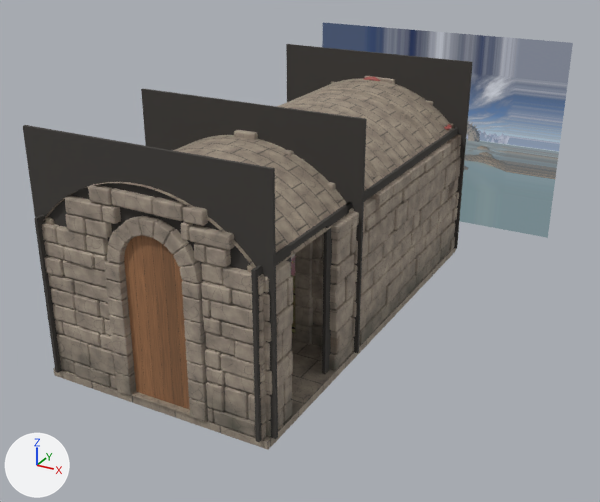
A saved change to the Blender file assets-source/levels/flat.blend.
One viewpoint serves both versions: a camera (50 mm lens) standing at (5.24, -8.26, 5.31) and looking at (-0.16, 1.56, 0.4). The axes (+X, +Y, +Z) are drawn at lower left. The lights are the same throughout. The older version comes first.

Objects in the first picture: 'door_leaf', 'door_quoins', 'flagstones', 'vault', 'view', 'wall_e', 'wall_eh', 'wall_front', 'wall_front_mortar0', 'wall_front_mortar1', 'wall_n_mortar1', 'wall_s_mortar1' and 22 more.
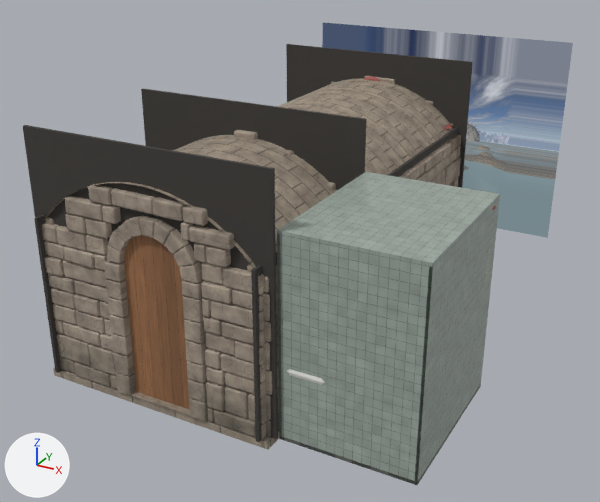
Not visible in the pictures: 'bath_wall_n', 'bath_pipe_collar'.

Where the change shows, as pixel boxes [x1, y1, x2, y2] in the pictures (600 x 502 px):
'bath_wall_s', added
    after: [277, 234, 434, 481]
'bath_ceiling', added
    after: [277, 172, 500, 267]
'bath_wall_e', added
    after: [415, 198, 500, 482]
'bath_floor', added
    after: [279, 384, 481, 485]
'sink_basin', added (mostly hidden)
    after: [287, 369, 325, 385]
'bath_wall_w_s', added
    after: [277, 234, 282, 435]
'bath_pipe_rings', added
    after: [483, 217, 493, 297]
'wall_e', unchanged, covered by the edit
    before: [351, 134, 461, 352]
    after: [399, 134, 461, 187]
'wall_eh', unchanged, covered by the edit
    before: [262, 213, 357, 437]
    after: [262, 265, 279, 437]
'flagstones', unchanged, covered by the edit
    before: [53, 248, 456, 450]
    after: [53, 368, 279, 450]
'passage_quoins', unchanged, covered by the edit
    before: [295, 241, 314, 344]

What changed in the scene script:
```text
Add ob_bath_pipe_collar:
    ob_bath_pipe_collar = bpy.data.objects.new('bath_pipe_collar', me_torus_027)  # a torus around z (ring radius 0.0465, tube radius 0.0165) spanning x -0.063..0.063, y -0.063..0.063, z -0.0165..0.0165; in mat_gasket (brown #ad5955)
    ob_bath_pipe_collar.location = (3.06, -0.2, 2.25)
    ob_bath_pipe_collar.rotation_euler = (3.142, 0.0, 0.0)  # degrees (180, 0, 0)
    ob_bath_pipe_collar.scale = (1.0, 1.0, 0.7)
Add ob_bath_pipe_rings:
    ob_bath_pipe_rings = bpy.data.objects.new('bath_pipe_rings', me_bath_pipe_rings)  # 784 vertices, 448 faces; spans x 3.013..3.112, y -0.303..-0.159, z 1.011..2.245; in mat_bone (light grey #c8bfaa)
    ob_bath_pipe_rings.location = (0.0, 0.0, 0.0)
Add ob_sink_basin:
    ob_sink_basin = bpy.data.objects.new('sink_basin', me_cube_106)  # a box spanning x 1.61..2.11, y -2.01..-1.67, z 0.75..0.89; in mat_enamel (white #e7e7e2); modifiers BEVEL
    ob_sink_basin.location = (0.0, 0.0, 0.0)
Add ob_bath_wall_w_s:
    ob_bath_wall_w_s = bpy.data.objects.new('bath_wall_w_s', me_cube_095)  # a box spanning x 1.55..1.58, y -2.0..-1.5, z 0.0..2.3; in mat_bath_tile (picture img_bath_tile_jpg)
    ob_bath_wall_w_s.location = (0.0, 0.0, 0.0)
Add ob_bath_wall_e:
    ob_bath_wall_e = bpy.data.objects.new('bath_wall_e', me_cube_094)  # a box spanning x 3.07..3.1, y -2.0..0.0, z 0.0..2.3; in mat_bath_tile (picture img_bath_tile_jpg)
    ob_bath_wall_e.location = (0.0, 0.0, 0.0)
Add ob_bath_wall_s:
    ob_bath_wall_s = bpy.data.objects.new('bath_wall_s', me_cube_093)  # a box spanning x 1.55..3.1, y -2.0..-1.97, z 0.0..2.3; in mat_bath_tile (picture img_bath_tile_jpg)
    ob_bath_wall_s.location = (0.0, 0.0, 0.0)
Add ob_bath_wall_n:
    ob_bath_wall_n = bpy.data.objects.new('bath_wall_n', me_cube_092)  # a box spanning x 1.55..3.1, y -0.03..0.0, z 0.0..2.3; in mat_bath_tile (picture img_bath_tile_jpg)
    ob_bath_wall_n.location = (0.0, 0.0, 0.0)
Add ob_bath_ceiling:
    ob_bath_ceiling = bpy.data.objects.new('bath_ceiling', me_cube_091)  # a box spanning x 1.55..3.1, y -2.0..0.0, z 2.3..2.34; in mat_bath_tile (picture img_bath_tile_jpg)
    ob_bath_ceiling.location = (0.0, 0.0, 0.0)
Add ob_bath_floor:
    ob_bath_floor = bpy.data.objects.new('bath_floor', me_cube_090)  # a box spanning x 1.55..3.1, y -2.0..0.0, z -0.04..0.0; in mat_bath_floor (picture img_bath_floor_jpg)
    ob_bath_floor.location = (0.0, 0.0, 0.0)
```
